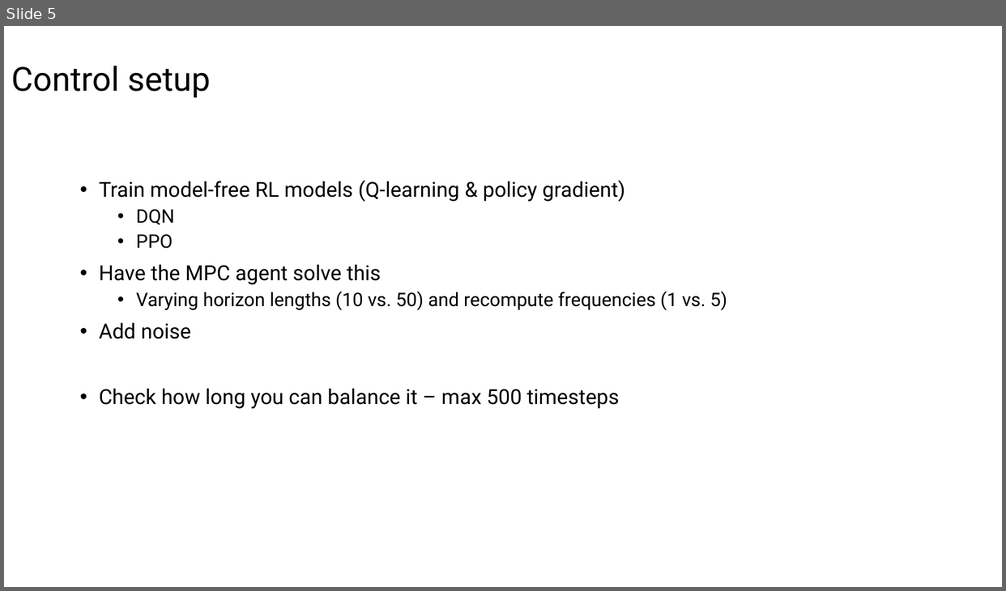
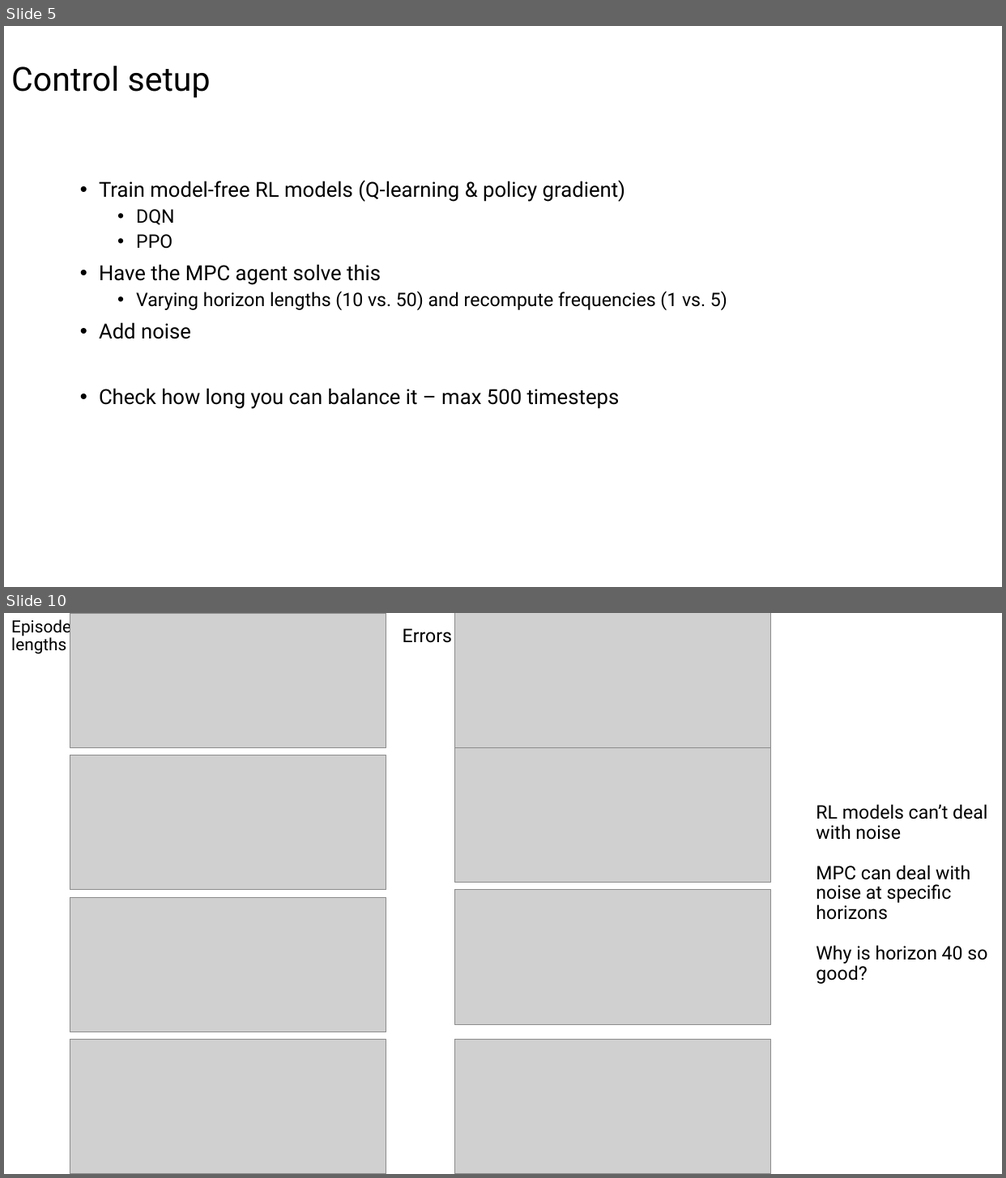
Before and after one commit to jtbuch/mpc_dojo, a slide deck: Ivan/MPC_RL_Cartpole/Results/Results.pptx. Shown one above the other, each under a label of ours: slide 5 before the commit, slides 5 and 10 after it; the slides between them are not shown. The pictures are 1006x591 and 1006x1178 pixels, drawn with LibreOffice and Linux fonts; fonts in the diff are those of the drawing; grey boxes stand for pictures. Boxes give left, top, right and bottom in pixels: in the first picture for what was removed or moved away, otherwise in the second. Text is boxed around its words. In the diff, an @@ line names an element or a change of style, - is before the commit and + after.

Commit message:
Added the error measures and improved the overall code

```diff
--- a/Ivan/MPC_RL_Cartpole/Results/Results.pptx
+++ b/Ivan/MPC_RL_Cartpole/Results/Results.pptx
@@ slide 10 added at <box>4,613,1002,1174</box>, background #FFFFFF @@
@@ title added at <box>11,616,71,654</box>, 16.2 pt, text #000000 @@
+Episode
+lengths
@@ picture added at <box>70,613,386,747</box> @@
@@ text added at <box>403,628,452,643</box>, 18 pt, text #000000 @@
+Errors
@@ picture added at <box>454,613,770,747</box> @@
@@ picture added at <box>70,756,386,890</box> @@
@@ picture added at <box>454,747,770,883</box> @@
@@ text added at <box>816,804,987,984</box>, 18 pt, text #000000 @@
+RL models can’t deal with noise
+MPC can deal with noise at specific horizons
+Why is horizon 40 so good?
@@ picture added at <box>70,897,386,1033</box> @@
@@ picture added at <box>454,890,770,1024</box> @@
@@ picture added at <box>70,1040,386,1174</box> @@
@@ picture added at <box>454,1040,770,1174</box> @@
```
Also in this commit, not shown: 2 slides changed, 4 other slides added, 1 slide removed, 2 other files.
